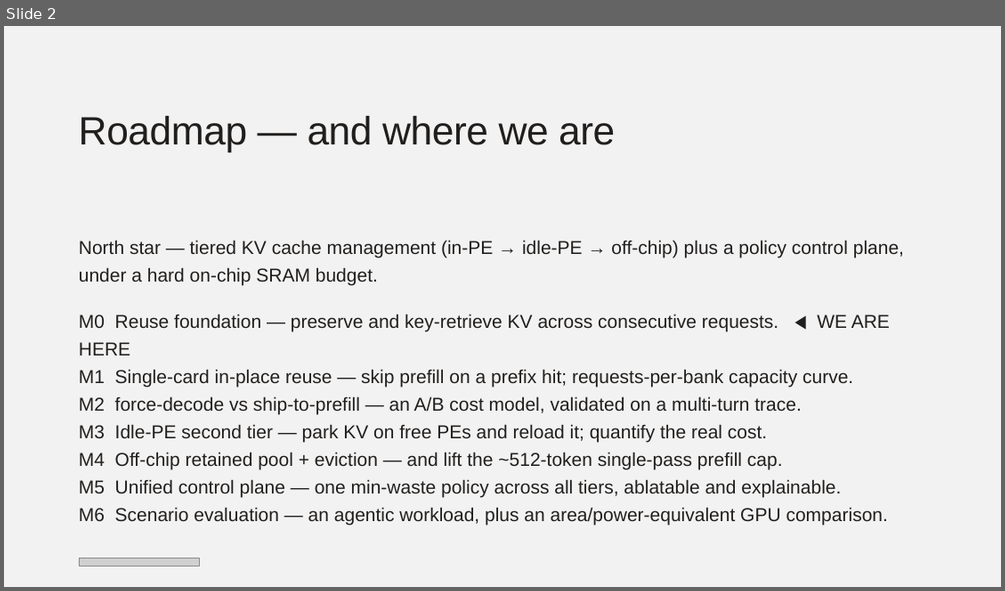
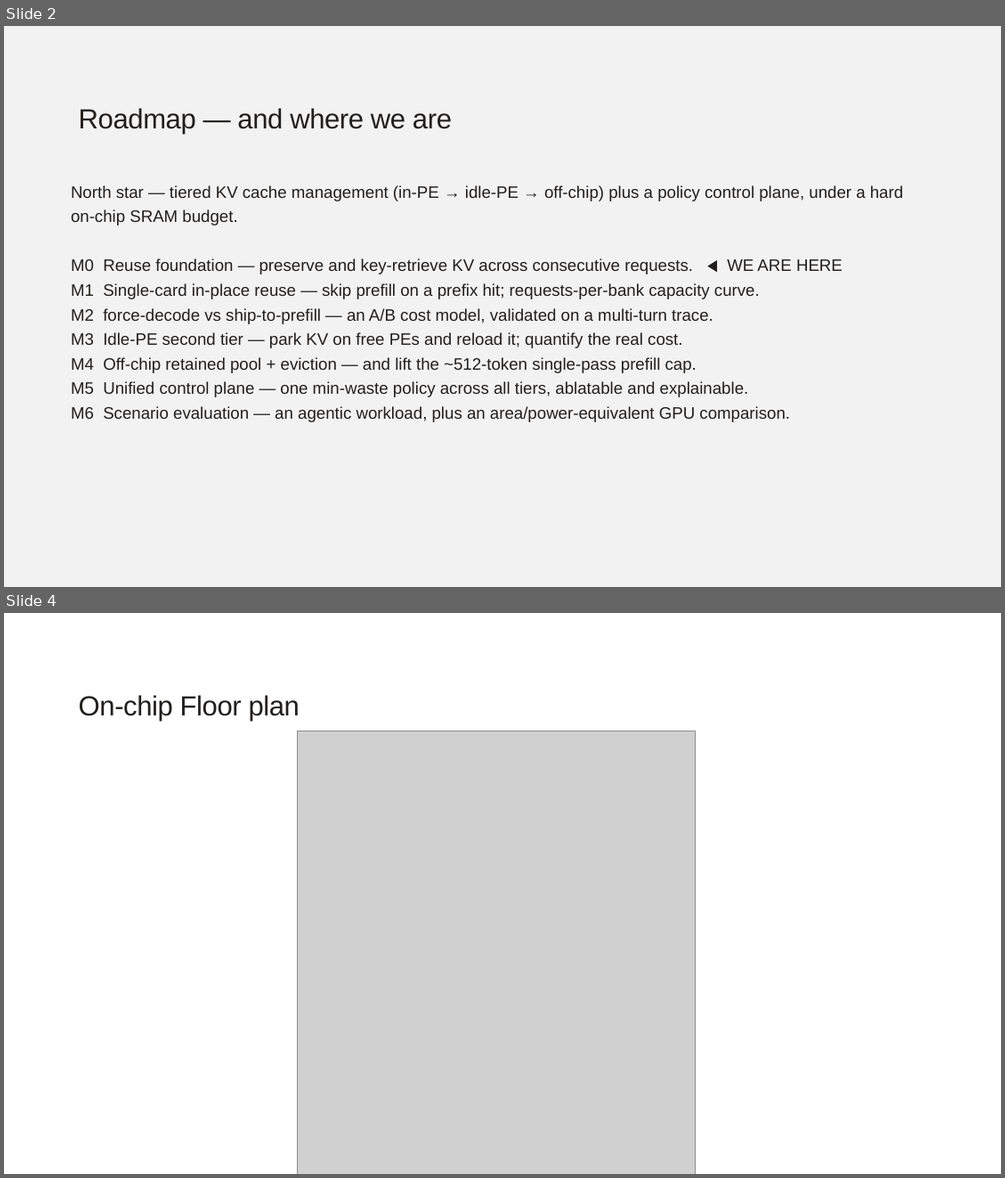
Before and after one commit to happyandslow/agent-memory, a slide deck: projects/WaferEngine-staging/meetings/2026-07-20.pptx. Shown one above the other, each under a label of ours: slide 2 before the commit, slides 2 and 4 after it; the slides between them are not shown. The pictures are 1005x591 and 1005x1178 pixels, drawn with LibreOffice and Linux fonts; fonts in the diff are those of the drawing; grey boxes stand for pictures. Boxes give left, top, right and bottom in pixels: in the first picture for what was removed or moved away, otherwise in the second. Text is boxed around its words. In the diff, an @@ line names an element or a change of style, - is before the commit and + after.

```diff
--- a/projects/WaferEngine-staging/meetings/2026-07-20.pptx
+++ b/projects/WaferEngine-staging/meetings/2026-07-20.pptx
@@ slide 4 added at (4,613,1001,1174), background #FFFFFF @@
@@ text added at (79,695,299,722), 39.9 pt, text #201F1D @@
+On-chip Floor plan
@@ picture added at (297,730,695,1174) @@
@@ slide 2 changed as well @@
@@ text "Roadmap — and where we ..." at (79,108,452,135): size 57 to 39.9 pt; line spacing 0.9 to 0.7 @@
@@ text "North star — tiered KV ...": place and size @@
-text "North star — tiered KV ..." at (79,240,904,524)
+text "North star — tiered KV ..." at (71,185,903,422)
@@ text "North star — tiered KV ..." at (71,185,903,422): size 27 to 24 pt @@
@@ picture removed at (79,557,199,565) @@
```
Also in this commit, not shown: 6 other slides changed, 5 other slides added, 13 other files.
